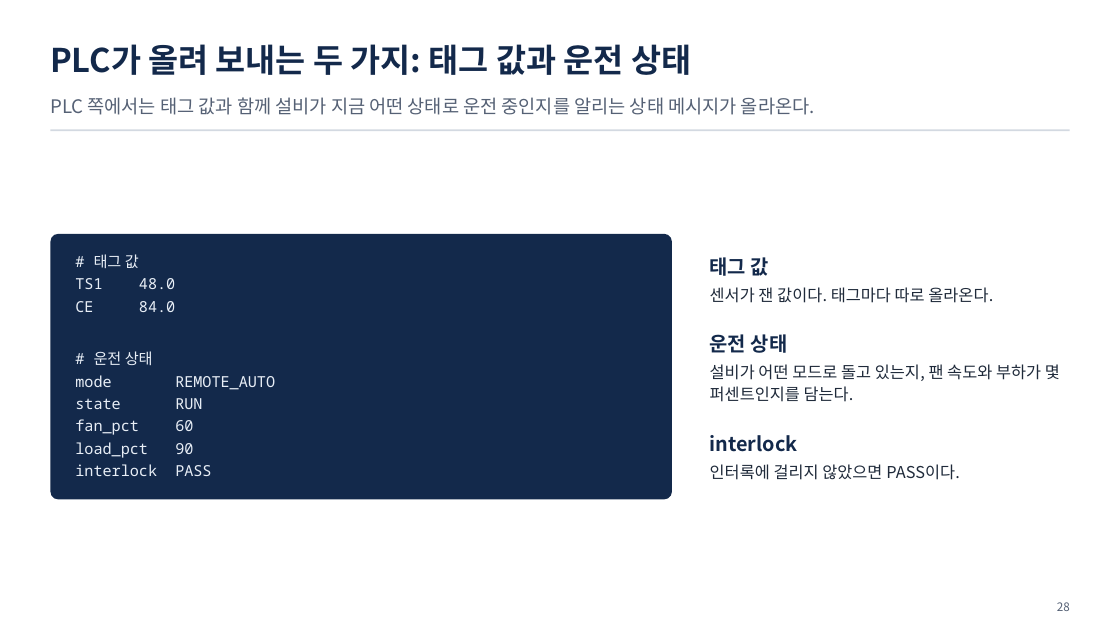
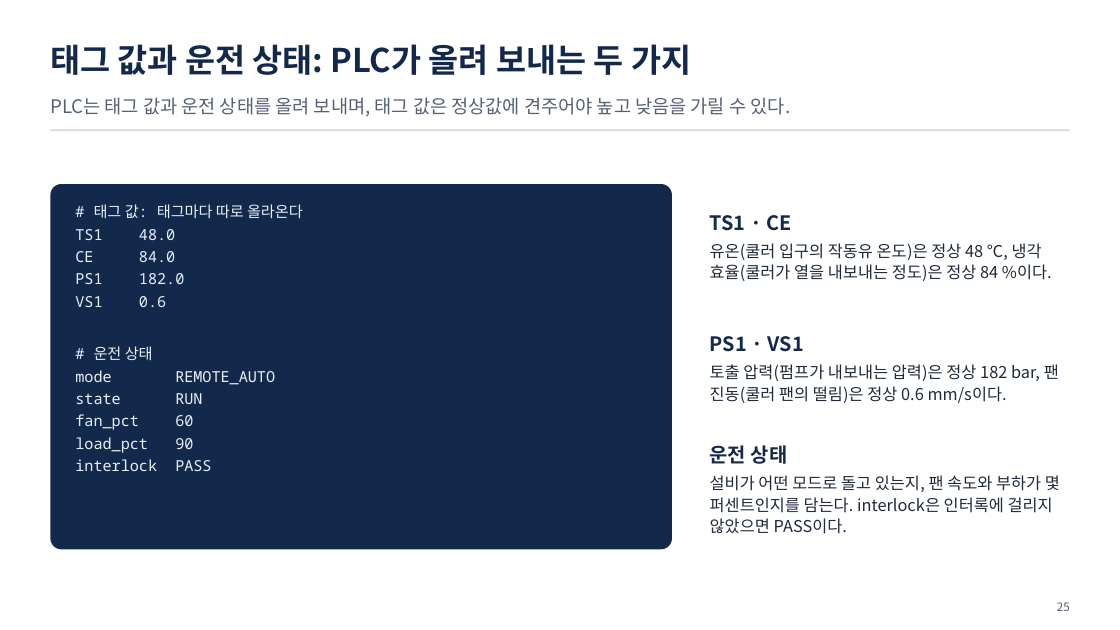
Before and after one commit to uengine-oss/hyd-iot-edu, a slide deck: slide 25 of docs/교재/통합반/01일차/통합반_01일차.pptx (slide 28 before the commit). Drawn at 1120x630 pixels with LibreOffice and Linux fonts; fonts in the diff are those of the drawing. Boxes give left, top, right and bottom in pixels: in the first picture for what was removed or moved away, otherwise in the second. Text is boxed around its words. In the diff, an @@ line names an element or a change of style, - is before the commit and + after.

```diff
--- a/docs/교재/통합반/01일차/통합반_01일차.pptx
+++ b/docs/교재/통합반/01일차/통합반_01일차.pptx
@@ text at box(50, 44, 691, 75): text changed @@
-PLC가 올려 보내는 두 가지: 태그 값과 운전 상태
+태그 값과 운전 상태: PLC가 올려 보내는 두 가지
@@ text at box(50, 97, 791, 117): text changed @@
-PLC 쪽에서는 태그 값과 함께 설비가 지금 어떤 상태로 운전 중인지를 알리는 상태 메시지가 올라온다.
+PLC는 태그 값과 운전 상태를 올려 보내며, 태그 값은 정상값에 견주어야 높고 낮음을 가릴 수 있다.
@@ rounded rectangle: place and size @@
-rounded rectangle at box(50, 234, 672, 499)
+rounded rectangle at box(50, 184, 672, 549)
@@ text "# 태그 값: 태그마다 따로 ...": place and size @@
-text "# 태그 값: 태그마다 따로 ..." at box(75, 254, 275, 476)
+text "# 태그 값: 태그마다 따로 ..." at box(75, 204, 303, 471)
@@ text at box(94, 204, 303, 219): text changed @@
-# 태그 값
+# 태그 값: 태그마다 따로 올라온다
@@ text at box(710, 215, 1052, 281): text changed @@
-태그 값
-센서가 잰 값이다. 태그마다 따로 올라온다.
+TS1 · CE
+유온(쿨러 입구의 작동유 온도)은 정상 48 ℃, 냉각 효율(쿨러가 열을 내보내는 정도)은 정상 84 %이다.
@@ text at box(75, 273, 184, 307): paragraphs added @@
+PS1 182.0
+VS1 0.6
@@ text at box(710, 336, 1059, 403): text changed @@
-운전 상태
-설비가 어떤 모드로 돌고 있는지, 팬 속도와 부하가 몇 퍼센트인지를 담는다.
+PS1 · VS1
+토출 압력(펌프가 내보내는 압력)은 정상 182 bar, 팬 진동(쿨러 팬의 떨림)은 정상 0.6 mm/s이다.
@@ text at box(710, 445, 1060, 534): text changed @@
-interlock
-인터록에 걸리지 않았으면 PASS이다.
+운전 상태
+설비가 어떤 모드로 돌고 있는지, 팬 속도와 부하가 몇 퍼센트인지를 담는다. interlock은 인터록에 걸리지 않았으면 PASS이다.
@@ text at box(1057, 602, 1070, 611): text changed @@
-28
+25
```
Also in this commit, not shown: 74 other slides changed, 27 slides removed, 12 other files.
